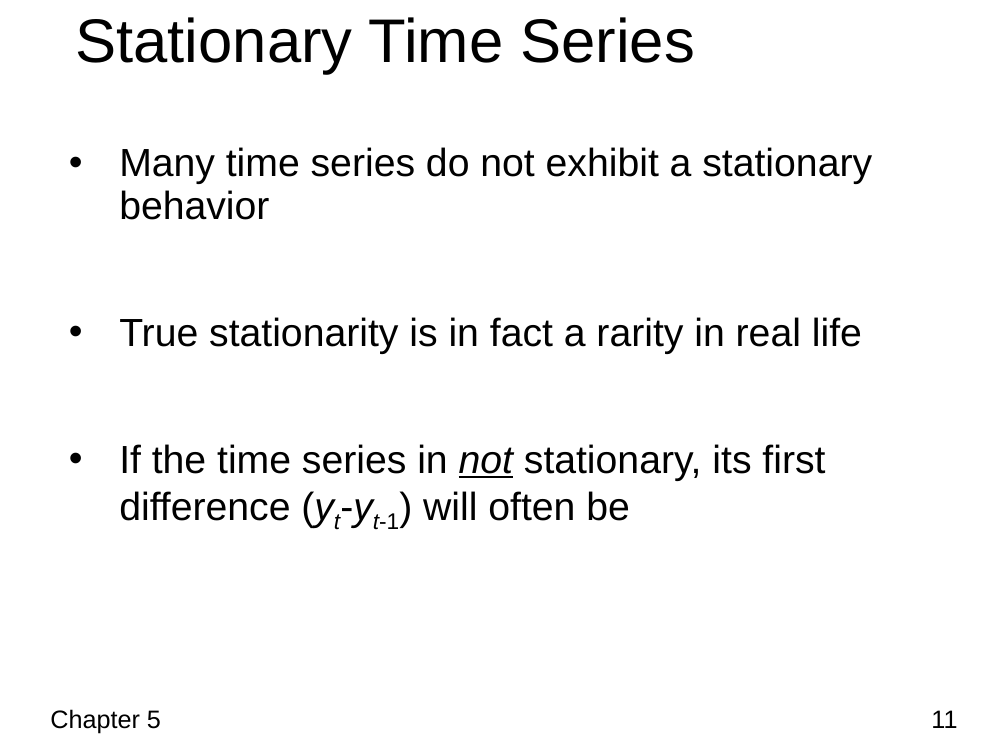
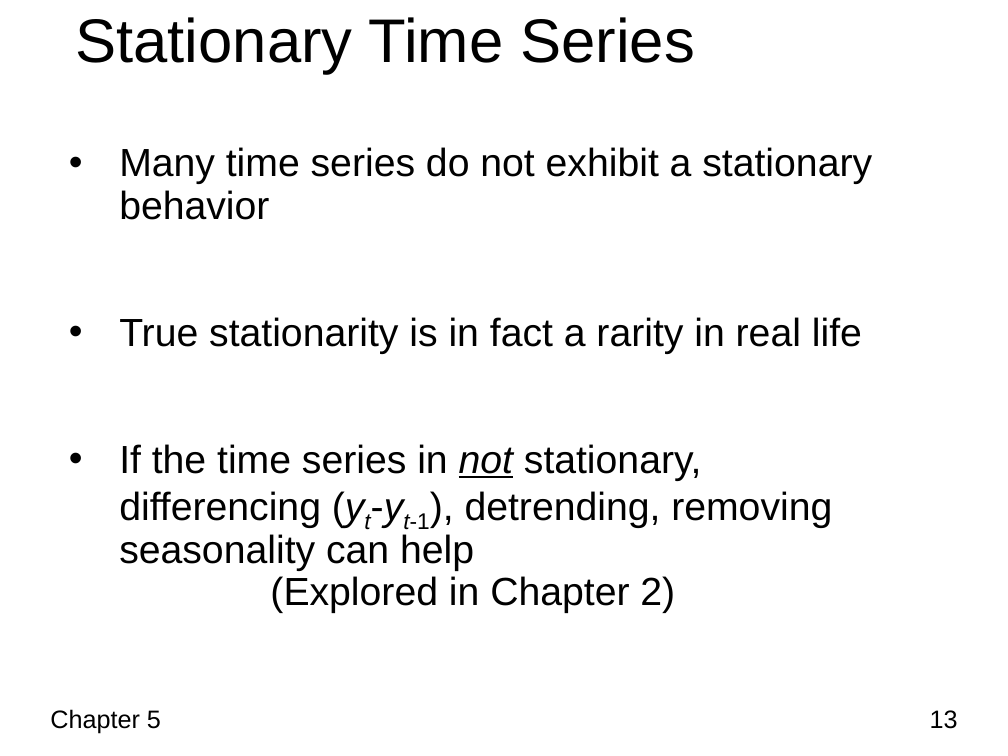
Before and after one commit to kefuzhu/University-of-Rochester, a slide deck: slide 13 of DSC475/Lecture-Slides/Chapter5_ARMA_Part1.pptx (slide 11 before the commit). Drawn at 1008x756 pixels with LibreOffice and Linux fonts; fonts in the diff are those of the drawing; background and template pictures are left out. Boxes give left, top, right and bottom in pixels: in the first picture for what was removed or moved away, otherwise in the second. Text is boxed around its words. In the diff, an @@ line names an element or a change of style, - is before the commit and + after.

```diff
--- a/DSC475/Lecture-Slides/Chapter5_ARMA_Part1.pptx
+++ b/DSC475/Lecture-Slides/Chapter5_ARMA_Part1.pptx
@@ text at (119,444,832,613): text changed @@
-• If the time series in not stationary, its first difference (yt-yt-1) will often be
+• If the time series in not stationary, differencing (yt-yt-1), detrending, removing seasonality can help
+(Explored in Chapter 2)
@@ page number at (930,710,958,729): text changed @@
-11
+13
```
Also in this commit, not shown: 11 other slides changed, 15 slides added, 1 slide removed, 1 other file.
